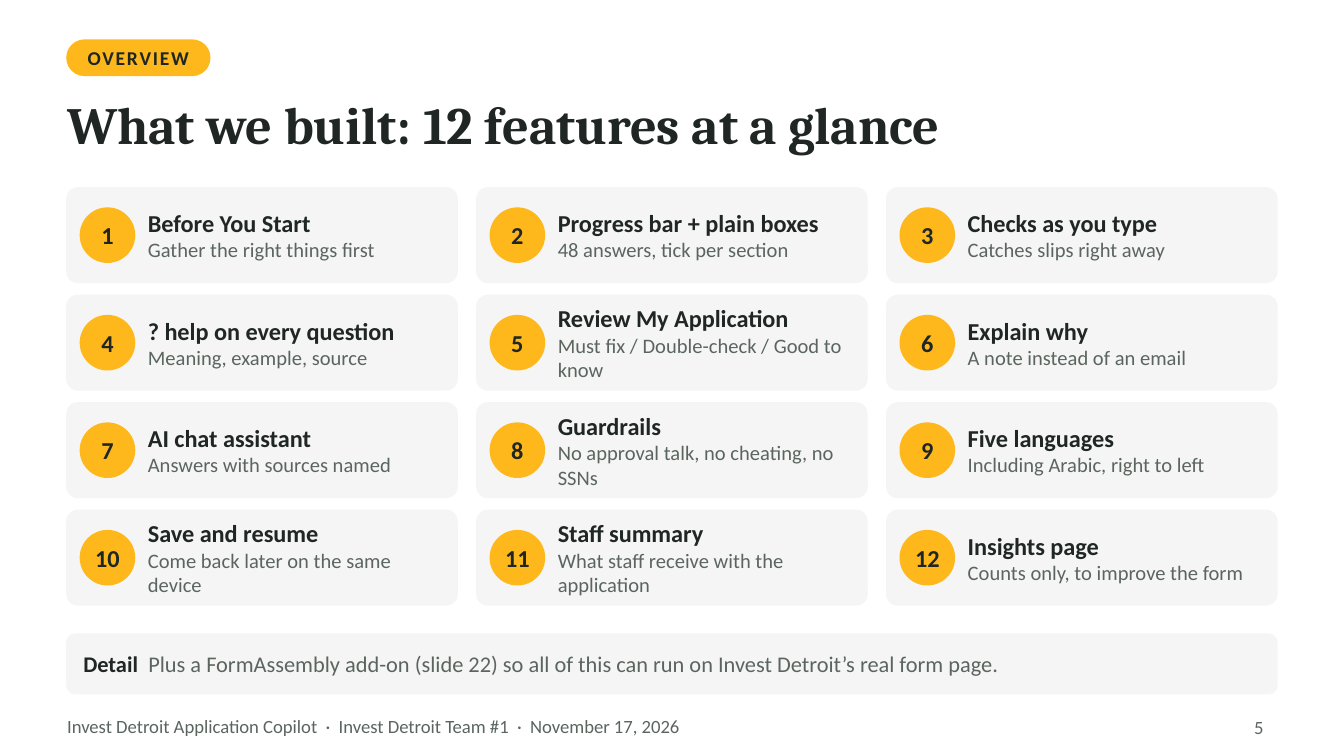
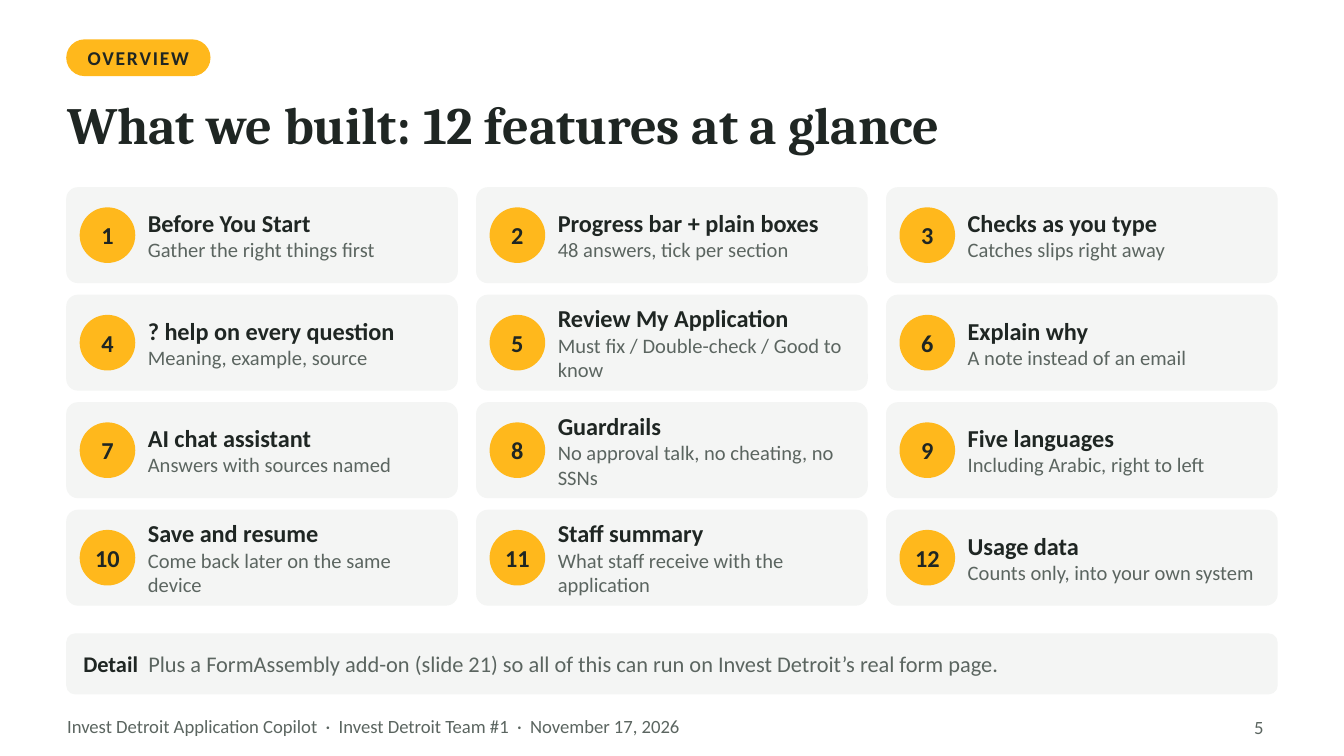
Before and after one commit to Ross-Business-Tech/Invest-Detroit-Project-1, a slide deck: slide 5 of docs/slides/Invest-Detroit-Copilot-Client-Deck.pptx. Drawn at 1344x756 pixels with LibreOffice and Linux fonts; fonts in the diff are those of the drawing. Boxes give left, top, right and bottom in pixels: in the first picture for what was removed or moved away, otherwise in the second. Text is boxed around its words. In the diff, an @@ line names an element or a change of style, - is before the commit and + after.

```diff
--- a/docs/slides/Invest-Detroit-Copilot-Client-Deck.pptx
+++ b/docs/slides/Invest-Detroit-Copilot-Client-Deck.pptx
@@ text at box(968, 538, 1253, 584): text changed @@
-Insights page
-Counts only, to improve the form
+Usage data
+Counts only, into your own system
@@ text at box(83, 656, 998, 676): text changed @@
-Detail Plus a FormAssembly add-on (slide 22) so all of this can run on Invest Detroit’s real form page.
+Detail Plus a FormAssembly add-on (slide 21) so all of this can run on Invest Detroit’s real form page.
```
Also in this commit, not shown: 7 other slides changed, 1 slide removed, 30 other files.
